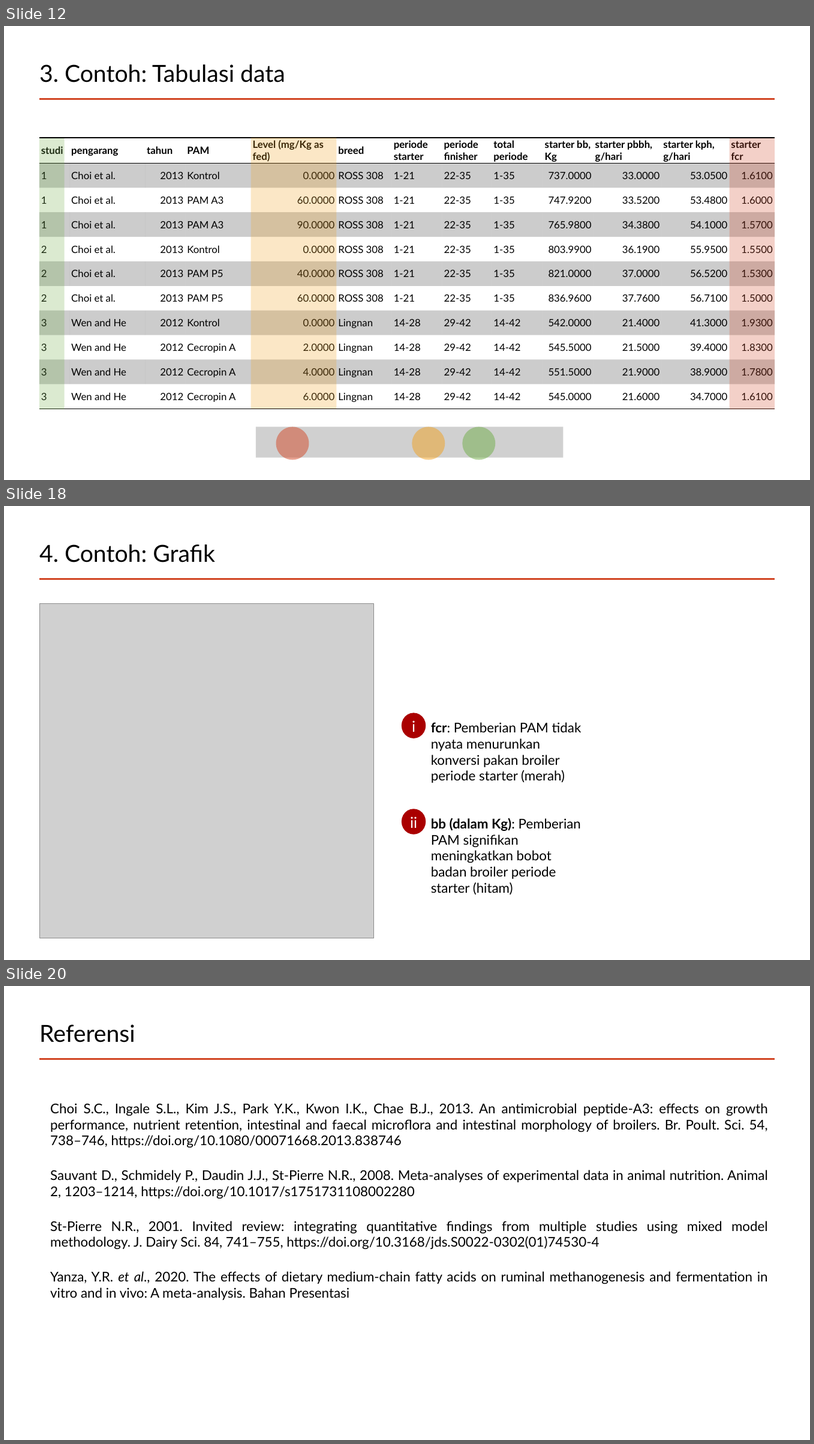
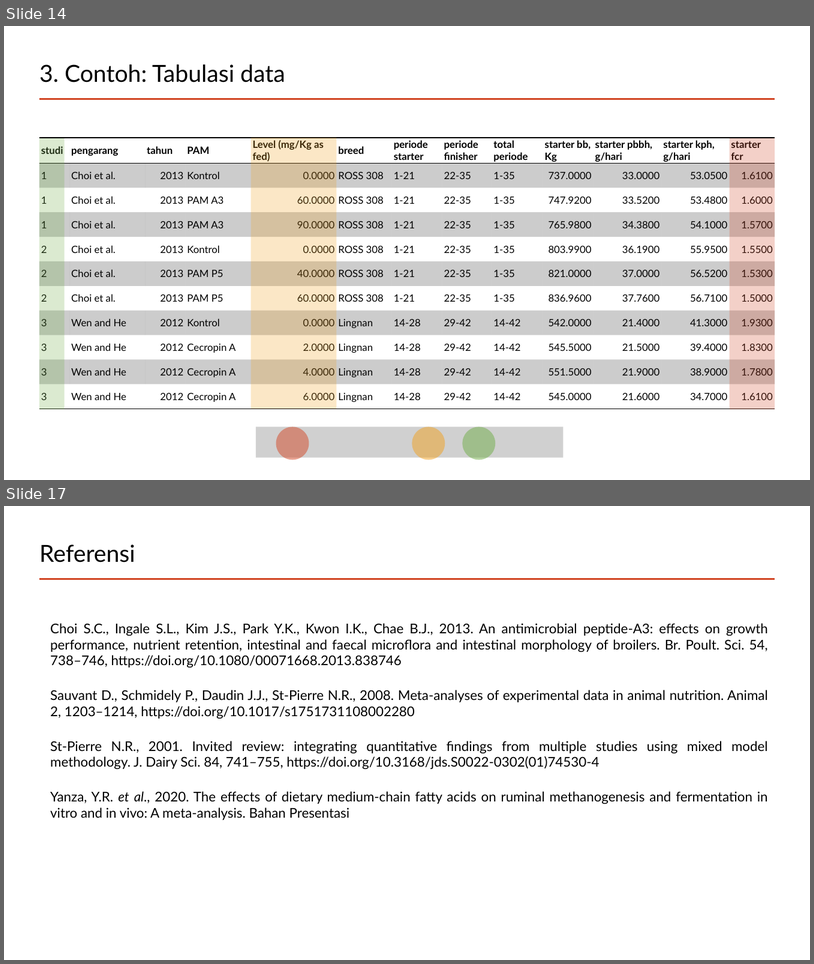
Before and after one commit to mohammad-miftakhus-sholikin/pelatihan-2020-metal, a slide deck: ch3_reference/2022__pendampingan/Presentation_2022__Sholikin_M1.pptx. Shown one above the other, each under a label of ours: slides 12, 18 and 20 before the commit, slides 14 and 17 after it; the slides between them are not shown. The pictures are 814x1444 and 814x964 pixels, drawn with LibreOffice and Linux fonts; fonts in the diff are those of the drawing; grey boxes stand for pictures. Boxes give left, top, right and bottom in pixels: in the first picture for what was removed or moved away, otherwise in the second. Text is boxed around its words. In the diff, an @@ line names an element or a change of style, - is before the commit and + after.

```diff
--- a/ch3_reference/2022__pendampingan/Presentation_2022__Sholikin_M1.pptx
+++ b/ch3_reference/2022__pendampingan/Presentation_2022__Sholikin_M1.pptx
@@ slide 18 removed at box(4, 506, 810, 960), background #FFFFFF; not listed: 1 template element that a slide beside it also shows @@
@@ title removed at box(39, 544, 215, 562) @@
-4. Contoh: Grafik
@@ picture removed at box(39, 603, 374, 938) @@
@@ ellipse removed at box(402, 713, 426, 738) @@
@@ text removed at box(412, 720, 416, 732) @@
-i
@@ text removed at box(431, 722, 582, 783) @@
-fcr: Pemberian PAM tidak nyata menurunkan konversi pakan broiler periode starter (merah)
@@ ellipse removed at box(402, 808, 426, 834) @@
@@ text removed at box(410, 816, 417, 828) @@
-ii
@@ text removed at box(431, 817, 581, 894) @@
-bb (dalam Kg): Pemberian PAM signifikan meningkatkan bobot badan broiler periode starter (hitam)
@@ what was slide 12 is now slide 14 @@
@@ what was slide 20 is now slide 17 @@
```
Also in this commit, not shown: 5 slides changed, 4 slides added, 7 other slides removed, 10 other files.
